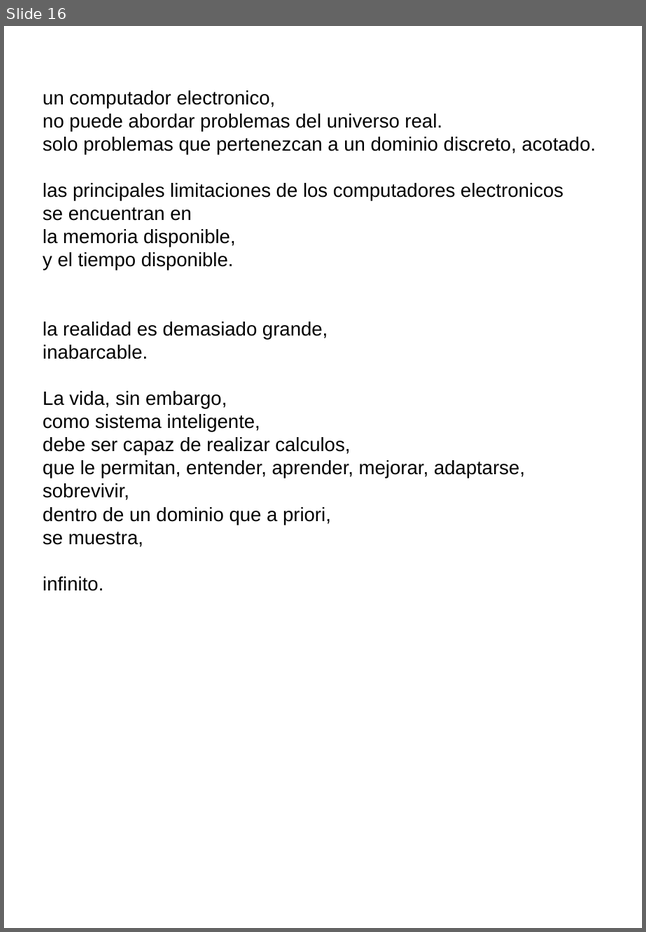
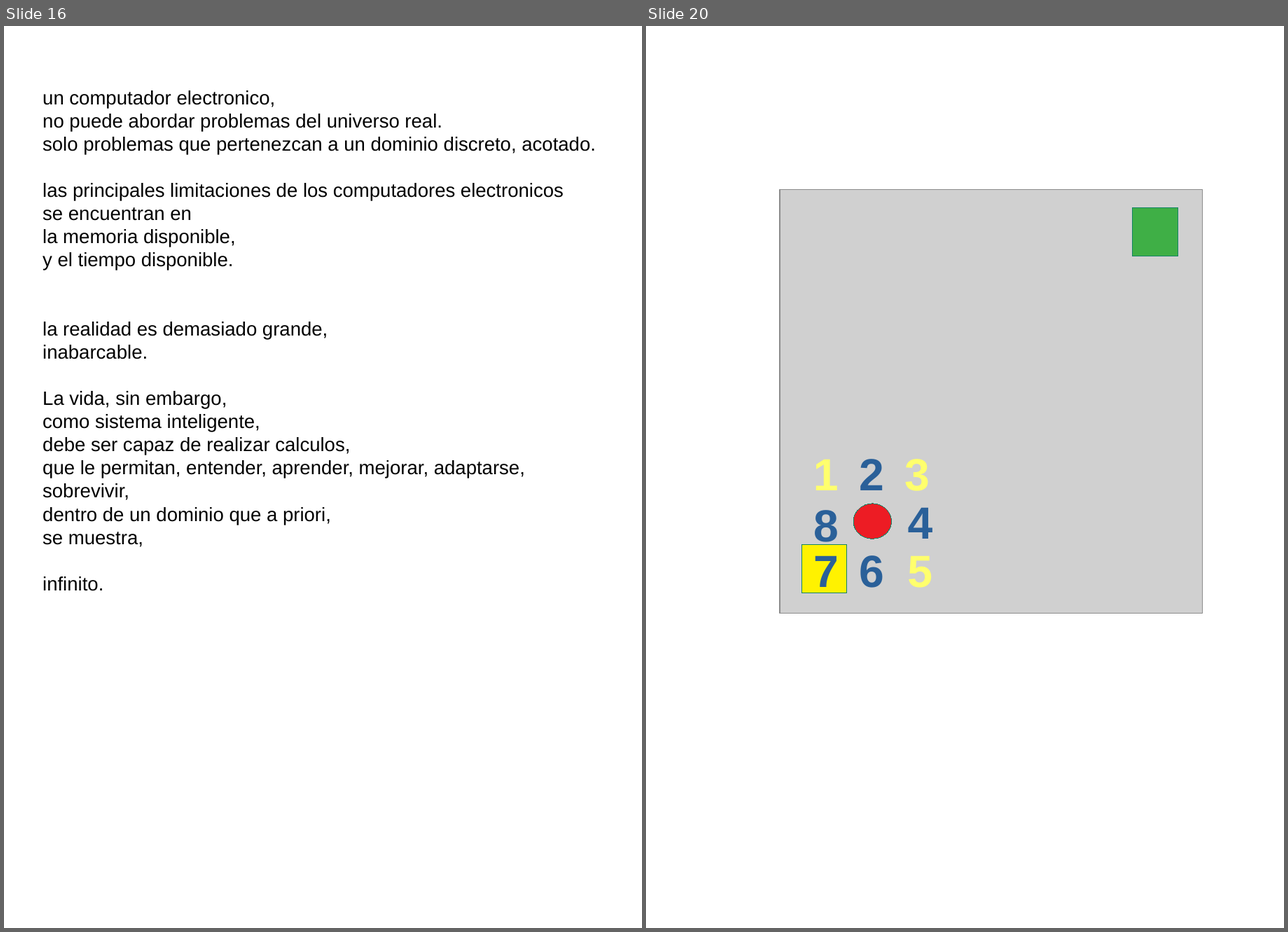
Before and after one commit to fabhrius/La-Cosa, a slide deck: capitulos/7 - Potencia del sistema/Potencia del sistema.odp. Shown side by side, each under a label of ours: slide 16 before the commit, slides 16 and 20 after it; the slides between them are not shown. The pictures are 646x932 and 1288x932 pixels, drawn with LibreOffice and Linux fonts; fonts in the diff are those of the drawing; grey boxes stand for pictures. Boxes give left, top, right and bottom in pixels: in the first picture for what was removed or moved away, otherwise in the second. Text is boxed around its words. In the diff, an @@ line names an element or a change of style, - is before the commit and + after.

```diff
--- a/capitulos/7 - Potencia del sistema/Potencia del sistema.odp
+++ b/capitulos/7 - Potencia del sistema/Potencia del sistema.odp
@@ slide 20 added at bbox=[646, 26, 1284, 928], background #FFFFFF @@
@@ picture added at bbox=[780, 190, 1202, 613] @@
@@ rectangle added at bbox=[1132, 208, 1178, 256], fill #3FAF46, outline #158466 0 pt @@
@@ text added at bbox=[859, 459, 884, 490], 42 pt, text #2A6099, bold @@
+2
@@ text added at bbox=[813, 506, 838, 550], 42 pt, text #2A6099, bold @@
+8
@@ ellipse added at bbox=[853, 503, 891, 539], fill #ED1C24, outline #158466 0 pt @@
@@ text added at bbox=[908, 508, 933, 538], 42 pt, text #2A6099, bold @@
+4
@@ rectangle added at bbox=[802, 545, 848, 594], fill #FFF200, outline #158466 0 pt @@
@@ text added at bbox=[813, 555, 838, 596], 42 pt, text #2A6099, bold @@
+7
@@ text added at bbox=[859, 555, 884, 587], 42 pt, text #2A6099, bold @@
+6
```
Also in this commit, not shown: 2 slides changed, 3 other slides added, 1 other file.
